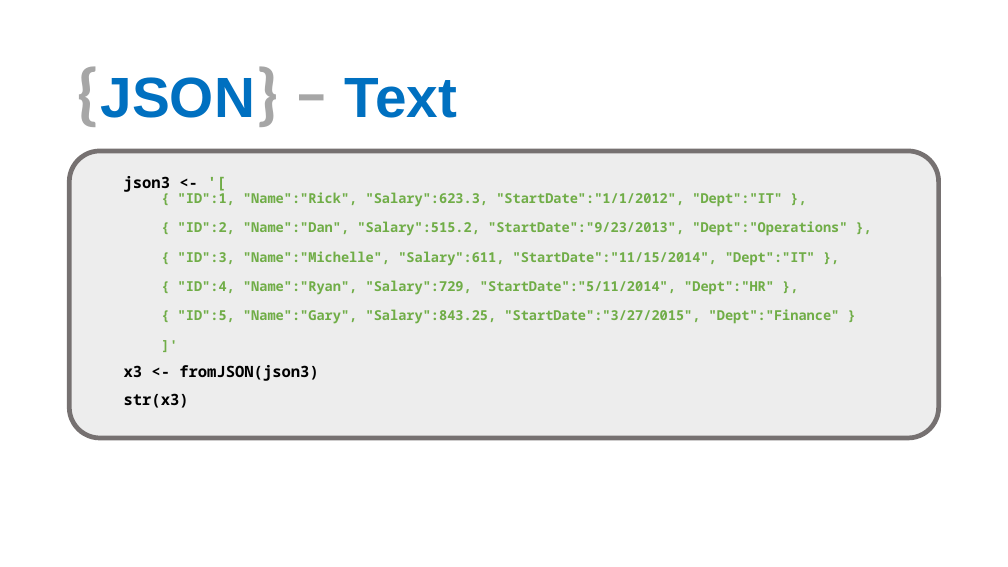
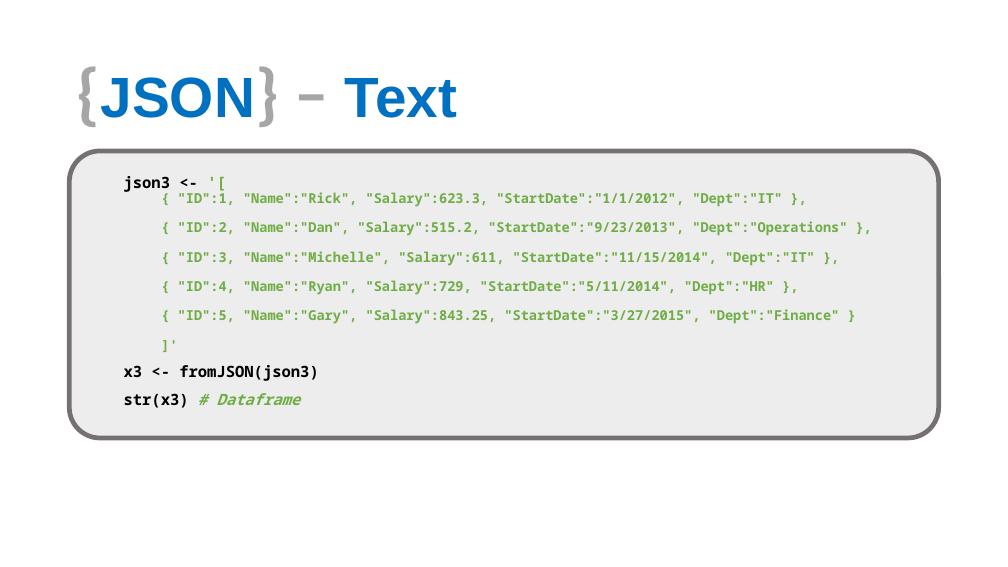
Before and after one commit to aephidayatuloh/basic_r_json, a slide deck: slide 17 of Introduction To R & JSON.pptx. Drawn at 1008x567 pixels with LibreOffice and Linux fonts; fonts in the diff are those of the drawing; background and template pictures are left out. Boxes give left, top, right and bottom in pixels: in the first picture for what was removed or moved away, otherwise in the second. Text is boxed around its words. In the diff, an @@ line names an element or a change of style, - is before the commit and + after.

```diff
--- a/Introduction To R & JSON.pptx
+++ b/Introduction To R & JSON.pptx
@@ text at <box>124,393,301,408</box>: text changed; text colour #000000 to #70AD47; italic on @@
-str(x3)
+str(x3) # Dataframe
```
Also in this commit, not shown: 4 other slides changed, 1 slide added.
